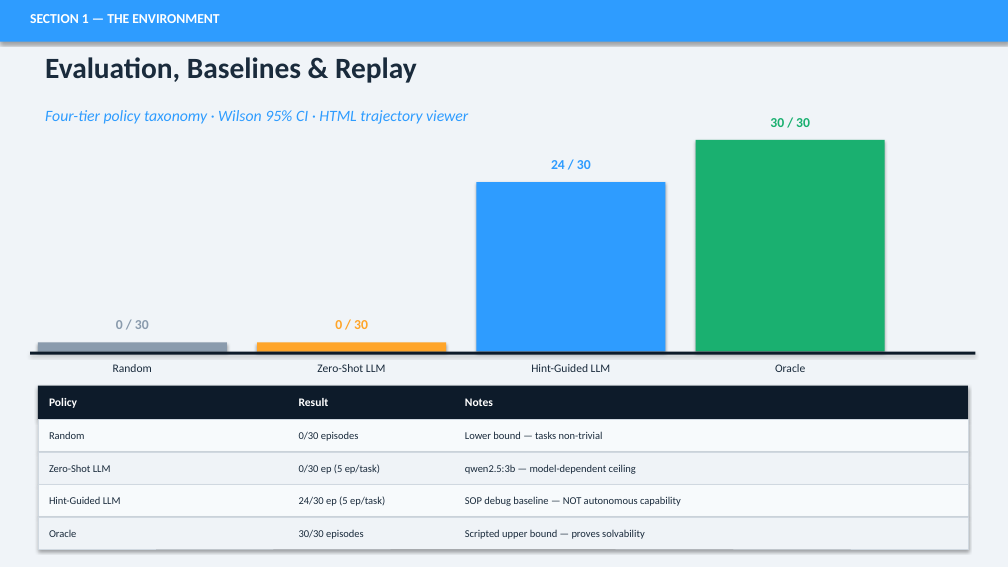
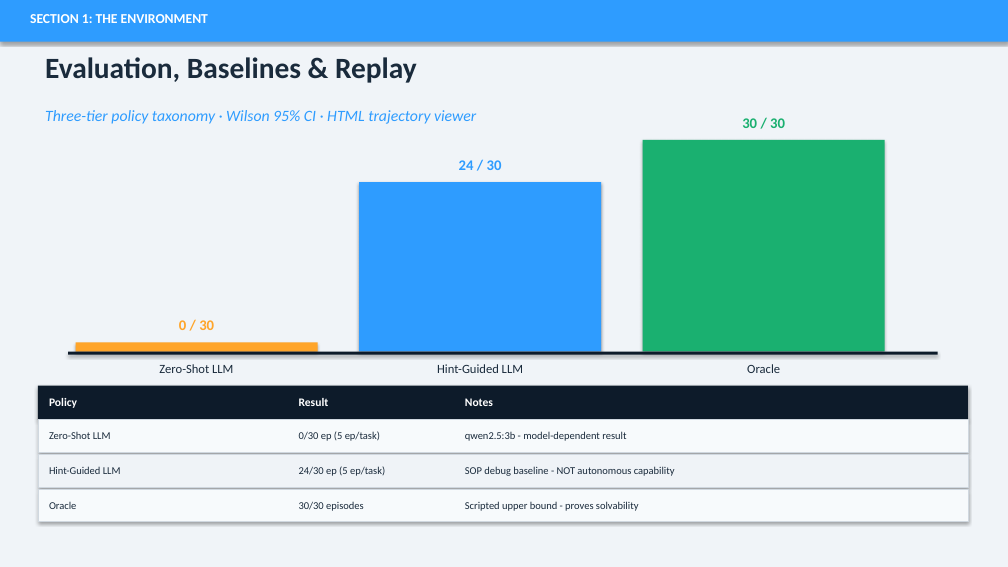
Before and after one commit to Gourang5/enterprise-marl-benchmark, a slide deck: slide 10 of deliverables/enterprise_marl_benchmark.pptx. Drawn at 1008x567 pixels with LibreOffice and Linux fonts; fonts in the diff are those of the drawing. Boxes give left, top, right and bottom in pixels: in the first picture for what was removed or moved away, otherwise in the second. Text is boxed around its words. In the diff, an @@ line names an element or a change of style, - is before the commit and + after.

```diff
--- a/deliverables/enterprise_marl_benchmark.pptx
+++ b/deliverables/enterprise_marl_benchmark.pptx
@@ text at (30, 14, 208, 23): text changed @@
-SECTION 1 — THE ENVIRONMENT
+SECTION 1: THE ENVIRONMENT
@@ text at (45, 110, 476, 124): text changed @@
-Four-tier policy taxonomy · Wilson 95% CI · HTML trajectory viewer
+Three-tier policy taxonomy · Wilson 95% CI · HTML trajectory viewer
@@ text "30 / 30": place and size @@
-text "30 / 30" at (770, 118, 810, 127)
+text "30 / 30" at (742, 118, 785, 128)
@@ text "30 / 30" at (742, 118, 785, 128): size 13 to 14 pt @@
@@ rectangle: place and size @@
-rectangle at (696, 140, 885, 352)
+rectangle at (643, 140, 885, 352)
@@ text "24 / 30" at (459, 160, 502, 170): size 13 to 14 pt @@
@@ text "24 / 30": place and size @@
-text "24 / 30" at (551, 160, 591, 169)
+text "24 / 30" at (459, 160, 502, 170)
@@ rectangle: place and size @@
-rectangle at (476, 182, 665, 352)
+rectangle at (359, 182, 601, 352)
@@ text "0 / 30": place and size @@
-text "0 / 30" at (116, 320, 149, 329)
+text "0 / 30" at (179, 320, 214, 330)
@@ text "0 / 30" at (179, 320, 214, 330): size 13 to 14 pt, text colour #8A9BAD to #FFA52A @@
@@ text removed at (335, 320, 368, 329) @@
-0 / 30
@@ rectangle removed at (38, 343, 227, 352) @@
@@ rectangle: place and size @@
-rectangle at (30, 352, 975, 355)
+rectangle at (68, 352, 938, 355)
@@ size 11 to 12 pt in 3 elements at (747, 364, 780, 373), (437, 364, 523, 373), (159, 364, 233, 373) @@
@@ text "Zero-Shot LLM": place and size @@
-text "Zero-Shot LLM" at (317, 364, 386, 372)
+text "Zero-Shot LLM" at (159, 364, 233, 373)
@@ rectangle: place and size @@
-rectangle at (257, 343, 446, 352)
+rectangle at (76, 343, 318, 352)
@@ text "Hint-Guided LLM": place and size @@
-text "Hint-Guided LLM" at (531, 364, 611, 372)
+text "Hint-Guided LLM" at (437, 364, 523, 373)
@@ text "Oracle": place and size @@
-text "Oracle" at (775, 364, 805, 372)
+text "Oracle" at (747, 364, 780, 373)
@@ text removed at (113, 364, 152, 372) @@
-Random
@@ text removed at (49, 431, 85, 439) @@
-Random
@@ 6 texts: place and size @@
-6 texts at (49, 464, 385, 539)
+6 texts at (49, 431, 385, 511)
@@ text removed at (299, 431, 359, 441) @@
-0/30 episodes
@@ text at (465, 431, 626, 441): text changed @@
-qwen2.5:3b — model-dependent ceiling
+qwen2.5:3b - model-dependent result
@@ text removed at (465, 431, 603, 439) @@
-Lower bound — tasks non-trivial
@@ text at (465, 466, 675, 476): text changed @@
-SOP debug baseline — NOT autonomous capability
+SOP debug baseline - NOT autonomous capability
@@ rectangle: place and size @@
-rectangle at (38, 485, 968, 516)
+rectangle at (38, 489, 968, 522)
@@ text at (465, 501, 639, 511): text changed @@
-Scripted upper bound — proves solvability
+Scripted upper bound - proves solvability
@@ rectangle removed at (38, 517, 968, 549) @@
```
Also in this commit, not shown: 18 other slides changed, 1 other file.
